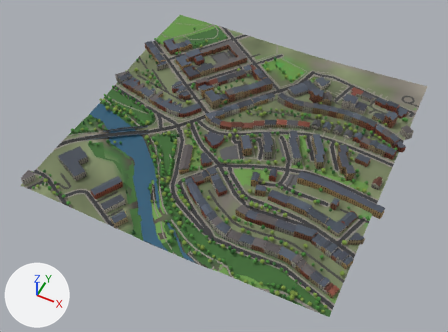
An edit to the glTF model glasgow-subway/data/city/city_5_0.glb, drawn before and after from the same camera.
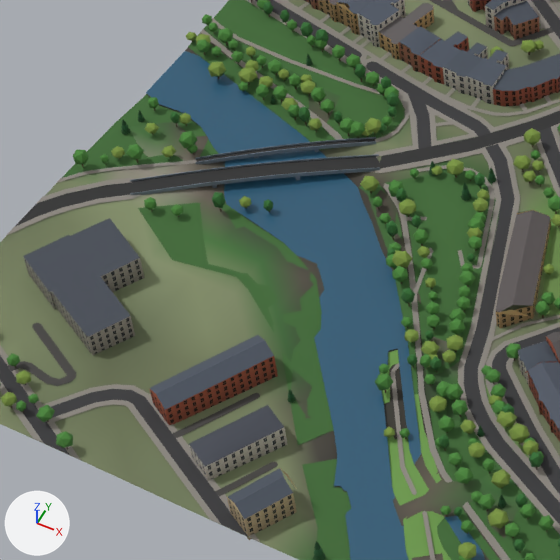
Each version is shown whole from a 50 mm camera at (-547.0, 1592.0, 764.0) aimed at (-850.0, 2197.0, 8.0), then close up on the part from 12% to 44% of the width and 27% to 70% of the height. The lights are fixed; the arrows at lower left show +X, +Y and +Z. The last two pictures show the newer version. Where no turn or scale is listed for an object, it has been applied to the vertices. Vertices at exactly the same position are counted once.

The scene before the commit, as lines of its bpy script (objects in view):
```python
me_buildings_5_0 = bpy.data.meshes.new('buildings_5_0')
me_buildings_5_0.from_pydata(...)  # 4038 vertices, 4541 faces; spans x -260.0..260.0, y -230.0..230.0, z -20.0..20.0
# faces by material slot: [2534, 2007]
me_buildings_5_0.materials.append(mat_mat_wall_stone)
me_buildings_5_0.materials.append(mat_mat_wall_plain)
me_green_5_0 = bpy.data.meshes.new('green_5_0')
me_green_5_0.from_pydata(...)  # 802 vertices, 717 faces; spans x -250.0..250.0, y -250.0..250.0, z -13.0..13.0
me_green_5_0.materials.append(mat_mat_green)
me_roads_5_0 = bpy.data.meshes.new('roads_5_0')
me_roads_5_0.from_pydata(...)  # 3760 vertices, 3861 faces; spans x -250.0..250.0, y -250.0..250.0, z -14.0..14.0
# faces by material slot: [985, 2542, 334]
me_roads_5_0.materials.append(mat_mat_road)
me_roads_5_0.materials.append(mat_mat_pavement)
me_roads_5_0.materials.append(mat_mat_bridge)
ob_buildings_5_0 = bpy.data.objects.new('buildings_5_0', me_buildings_5_0)
ob_buildings_5_0.location = (-846.8, 2230.5, 48.8)
ob_green_5_0 = bpy.data.objects.new('green_5_0', me_green_5_0)
ob_green_5_0.location = (-850.0, 2250.0, 40.5)
ob_roads_5_0 = bpy.data.objects.new('roads_5_0', me_roads_5_0)
ob_roads_5_0.location = (-850.0, 2250.0, 41.3)
# also in view: 'terrain_5_0' at (-850.0, 2250.0, 41.0); 'water_5_0' at (-947.0, 2107.0, 30.0)
```
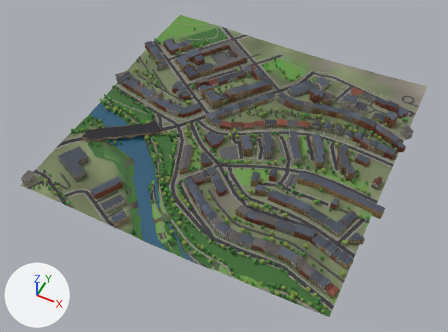
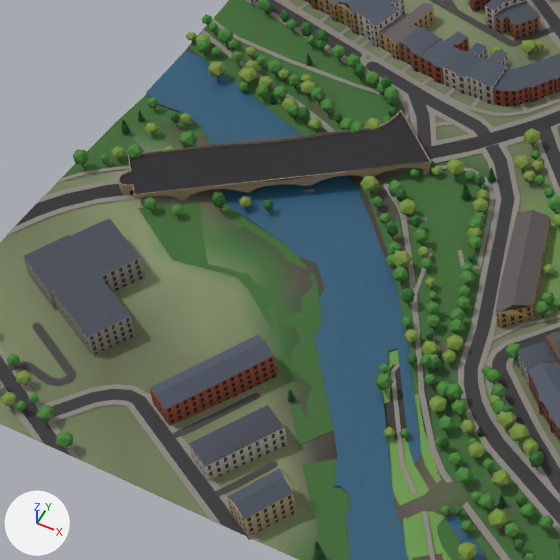
The change, as a diff of the scene's bpy script:
```diff
--- a/glasgow-subway/data/city/city_5_0.glb.py
+++ b/glasgow-subway/data/city/city_5_0.glb.py
@@ me_roads_5_0 @@
 # used by ob_roads_5_0; location = (-850.0, 2250.0, 41.3)
-me_roads_5_0.from_pydata(...)  # 3760 vertices, 3861 faces; spans x -250.0..250.0, y -250.0..250.0, z -14.0..14.0
+me_roads_5_0.from_pydata(...)  # 3998 vertices, 3973 faces; spans x -250.0..250.0, y -250.0..250.0, z -14.0..14.0
+# me_roads_5_0 part 1: a new loose piece of 50 vertices spanning x -229.0..-112.0, y -128.0..-34.0, z -4.0..-3.0, in mat_mat_road
+# me_roads_5_0 part 2: 182 vertices removed from x -223.0..-133.0, y -124.0..-48.0, z -10.0..-6.0; 402 vertices added at x -229.0..-112.0, y -128.0..-34.0, z -12.0..-2.0
+# other edits to the shape of me_roads_5_0 do not show in these pictures
 me_roads_5_0.materials.append(mat_mat_road)
```

Location of each change, (x1, y1, x2, y2) in pixels of the close-ups (560 x 560 px):
part 1 of me_roads_5_0, added
    after: (119, 113, 429, 194)
part 2 of me_roads_5_0, built on
    before: (100, 137, 424, 203)
    after: (118, 110, 432, 201)
